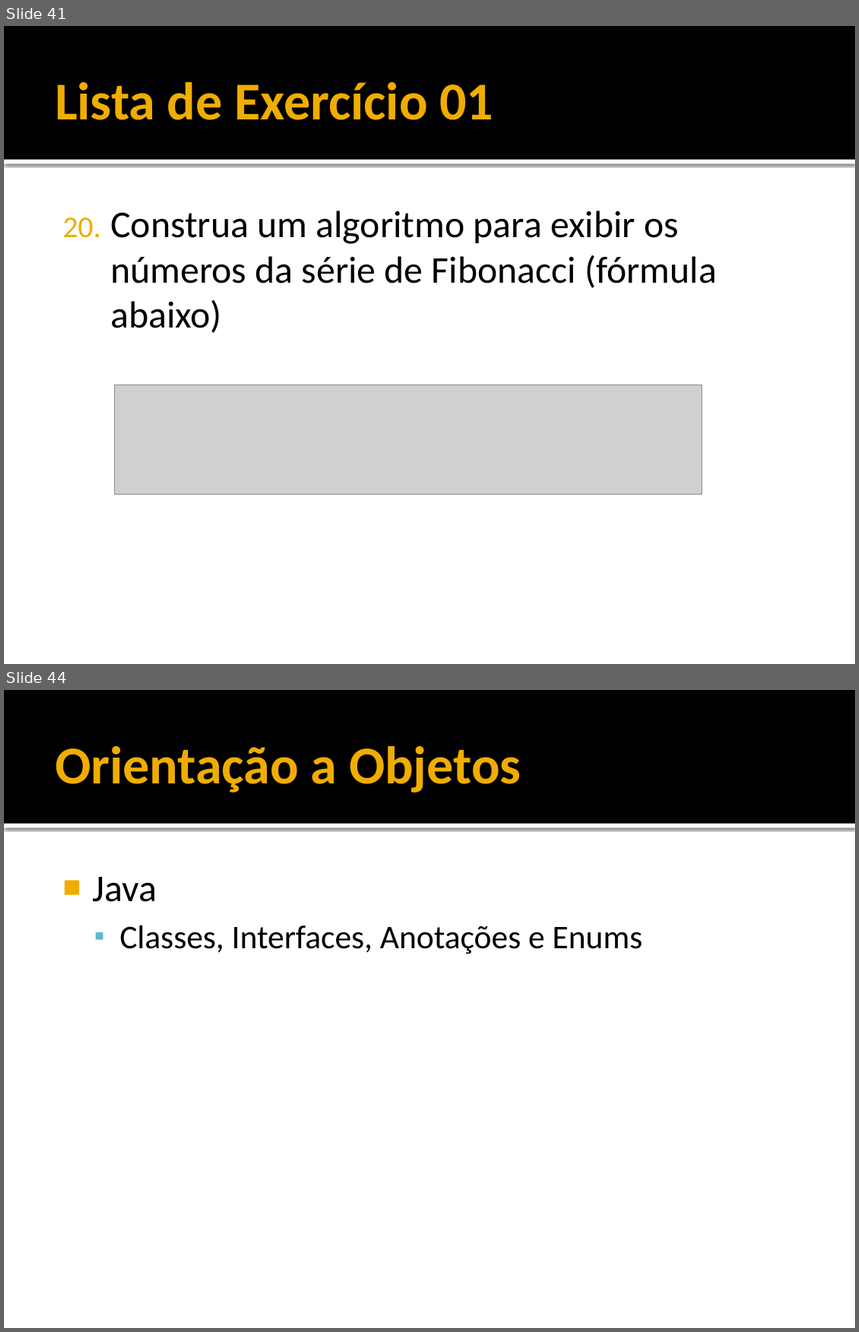
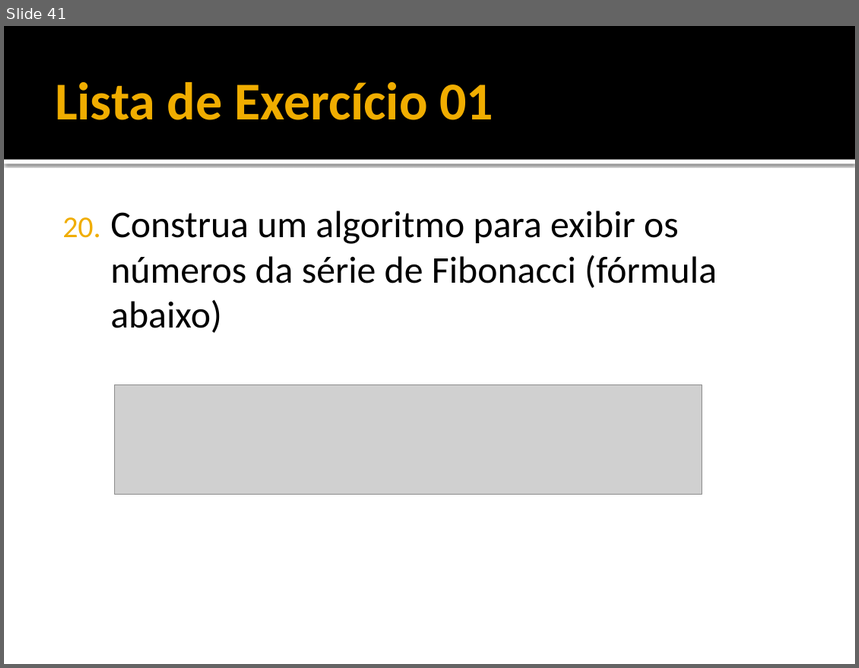
Before and after one commit to filosofisto/cpb-treinamento, a slide deck: Fundamentos/Fundamentos - Java Basico.pptx. Shown one above the other, each under a label of ours: slides 41 and 44 before the commit, slide 41 after it; the slides between them are not shown. The pictures are 859x1332 and 859x668 pixels, drawn with LibreOffice and Linux fonts; fonts in the diff are those of the drawing; grey boxes stand for pictures. Boxes give left, top, right and bottom in pixels: in the first picture for what was removed or moved away, otherwise in the second. Text is boxed around its words. In the diff, an @@ line names an element or a change of style, - is before the commit and + after.

Commit message:
Atualizacao PPT Fundamentos Java Basico
.

```diff
--- a/Fundamentos/Fundamentos - Java Basico.pptx
+++ b/Fundamentos/Fundamentos - Java Basico.pptx
@@ slide 44 removed at box(4, 690, 855, 1328), background #FFFFFF; not listed: 2 template elements that a slide beside it also shows @@
@@ title removed at box(55, 746, 522, 793) @@
-Orientação a Objetos
@@ text removed at box(92, 877, 643, 954) @@
-■ Java
-  ▪ Classes, Interfaces, Anotações e Enums
```
Also in this commit, not shown: 6 other slides removed.
